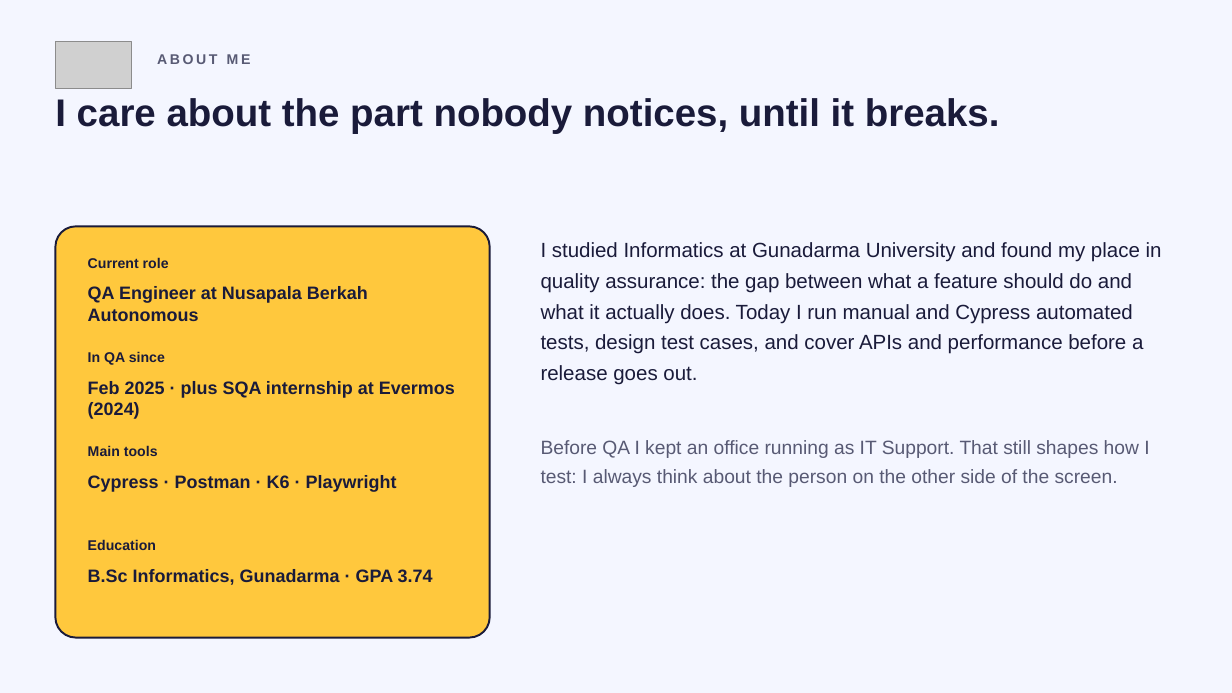
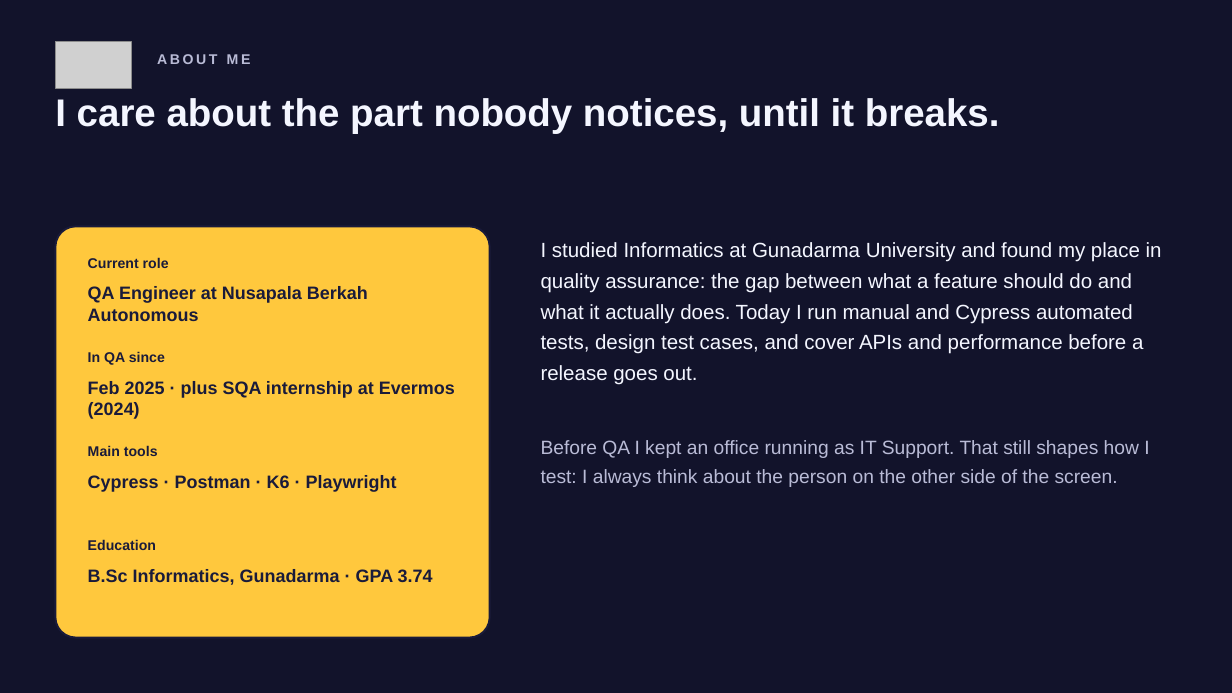
Before and after one commit to HyungMaulss/tegar-portfolio, a slide deck: slide 2 of public/Tegar-Maulana-Resume.pptx. Drawn at 1232x693 pixels with LibreOffice and Linux fonts; fonts in the diff are those of the drawing; grey boxes stand for pictures. Boxes give left, top, right and bottom in pixels: in the first picture for what was removed or moved away, otherwise in the second. Text is boxed around its words. In the diff, an @@ line names an element or a change of style, - is before the commit and + after.

Commit message:
Default to dark theme; resume deck in dark

```diff
--- a/public/Tegar-Maulana-Resume.pptx
+++ b/public/Tegar-Maulana-Resume.pptx
@@ background #F4F6FF to #12132B @@
@@ text "ABOUT ME" at [157, 54, 251, 64]: text colour #585A74 to #B9BBD6 @@
@@ text "I care about the part ..." at [55, 98, 1000, 133]: text colour #1A1B3A to #F4F6FF @@
@@ text "I studied Informatics at Gunadarma ..." at [541, 242, 1162, 385]: text colour #1A1B3A to #F4F6FF @@
@@ text "Before QA I kept an ..." at [541, 440, 1149, 487]: text colour #585A74 to #B9BBD6 @@
```
Also in this commit, not shown: 6 other slides changed, 3 other files.
